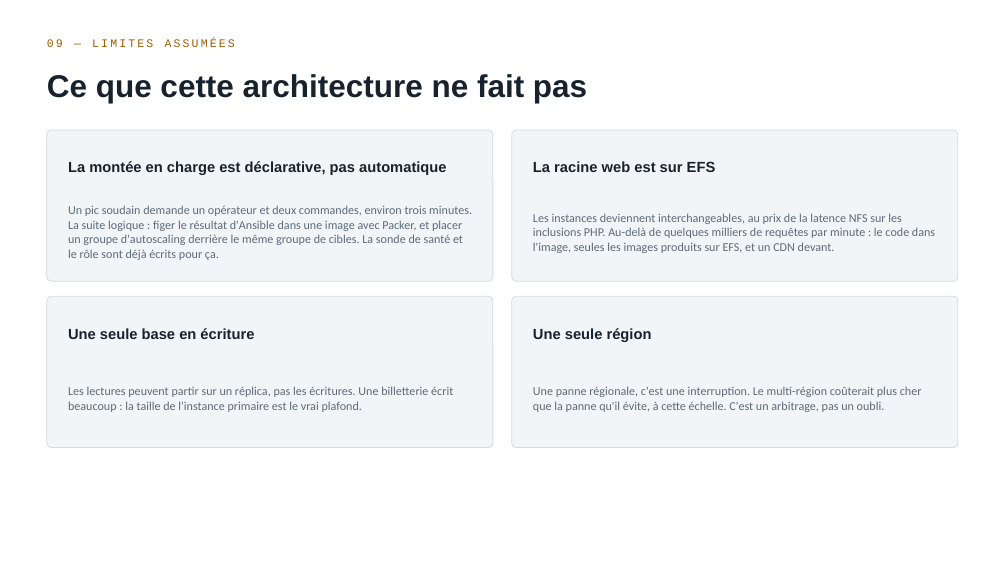
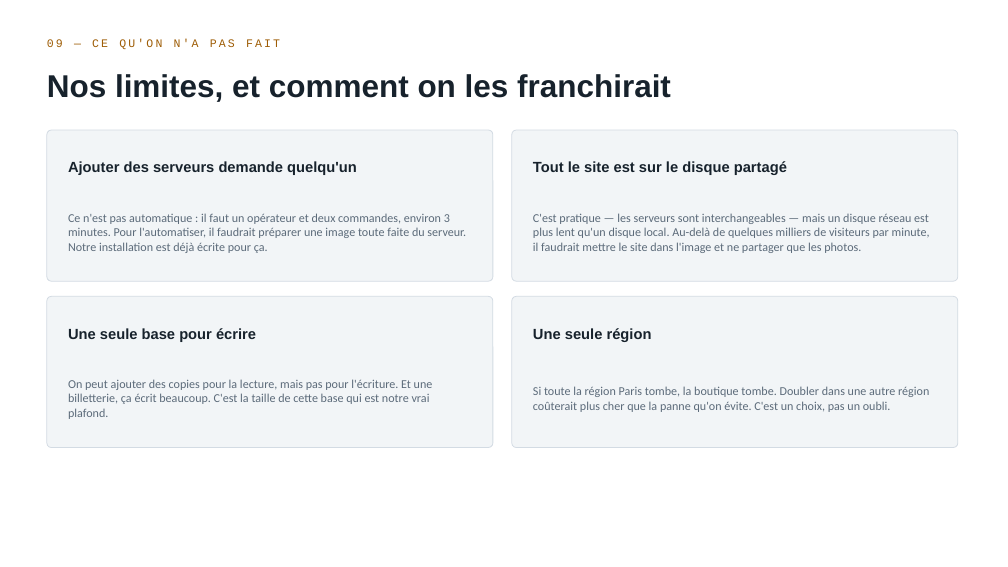
Before and after one commit to rayenebnt/5HASH, a slide deck: slide 10 of docs/soutenance-5hash.pptx. Drawn at 1008x567 pixels with LibreOffice and Linux fonts; fonts in the diff are those of the drawing. Boxes give left, top, right and bottom in pixels: in the first picture for what was removed or moved away, otherwise in the second. Text is boxed around its words. In the diff, an @@ line names an element or a change of style, - is before the commit and + after.

```diff
--- a/docs/soutenance-5hash.pptx
+++ b/docs/soutenance-5hash.pptx
@@ text at <box>47,39,280,49</box>: text changed @@
-09 — LIMITES ASSUMÉES
+09 — CE QU'ON N'A PAS FAIT
@@ text at <box>47,74,671,102</box>: text changed @@
-Ce que cette architecture ne fait pas
+Nos limites, et comment on les franchirait
@@ text at <box>68,161,357,175</box>: text changed @@
-La montée en charge est déclarative, pas automatique
+Ajouter des serveurs demande quelqu'un
@@ text at <box>533,161,787,175</box>: text changed @@
-La racine web est sur EFS
+Tout le site est sur le disque partagé
@@ text at <box>68,213,466,253</box>: text changed @@
-Un pic soudain demande un opérateur et deux commandes, environ trois minutes. La suite logique : figer le résultat d'Ansible dans une image avec Packer, et placer un groupe d'autoscaling derrière le même groupe de cibles. La sonde de santé et le rôle sont déjà écrits pour ça.
+Ce n'est pas automatique : il faut un opérateur et deux commandes, environ 3 minutes. Pour l'automatiser, il faudrait préparer une image toute faite du serveur. Notre installation est déjà écrite pour ça.
@@ text at <box>533,213,930,253</box>: text changed @@
-Les instances deviennent interchangeables, au prix de la latence NFS sur les inclusions PHP. Au-delà de quelques milliers de requêtes par minute : le code dans l'image, seules les images produits sur EFS, et un CDN devant.
+C'est pratique — les serveurs sont interchangeables — mais un disque réseau est plus lent qu'un disque local. Au-delà de quelques milliers de visiteurs par minute, il faudrait mettre le site dans l'image et ne partager que les photos.
@@ text at <box>68,328,256,342</box>: text changed @@
-Une seule base en écriture
+Une seule base pour écrire
@@ text at <box>68,379,433,419</box>: text changed @@
-Les lectures peuvent partir sur un réplica, pas les écritures. Une billetterie écrit beaucoup : la taille de l'instance primaire est le vrai plafond.
+On peut ajouter des copies pour la lecture, mais pas pour l'écriture. Et une billetterie, ça écrit beaucoup. C'est la taille de cette base qui est notre vrai plafond.
@@ text at <box>533,386,929,412</box>: text changed @@
-Une panne régionale, c'est une interruption. Le multi-région coûterait plus cher que la panne qu'il évite, à cette échelle. C'est un arbitrage, pas un oubli.
+Si toute la région Paris tombe, la boutique tombe. Doubler dans une autre région coûterait plus cher que la panne qu'on évite. C'est un choix, pas un oubli.
```
Also in this commit, not shown: 6 other slides changed, 5 slides added, 5 slides removed, 2 other files.
